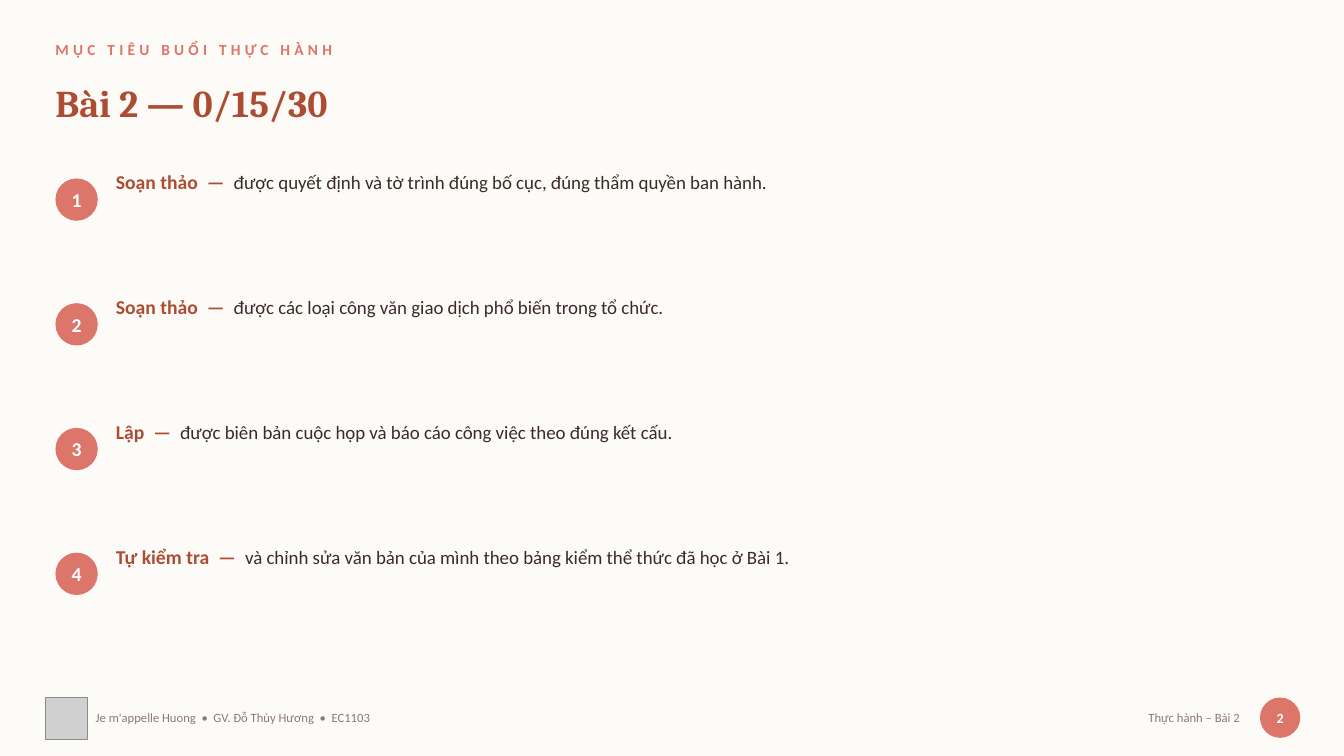
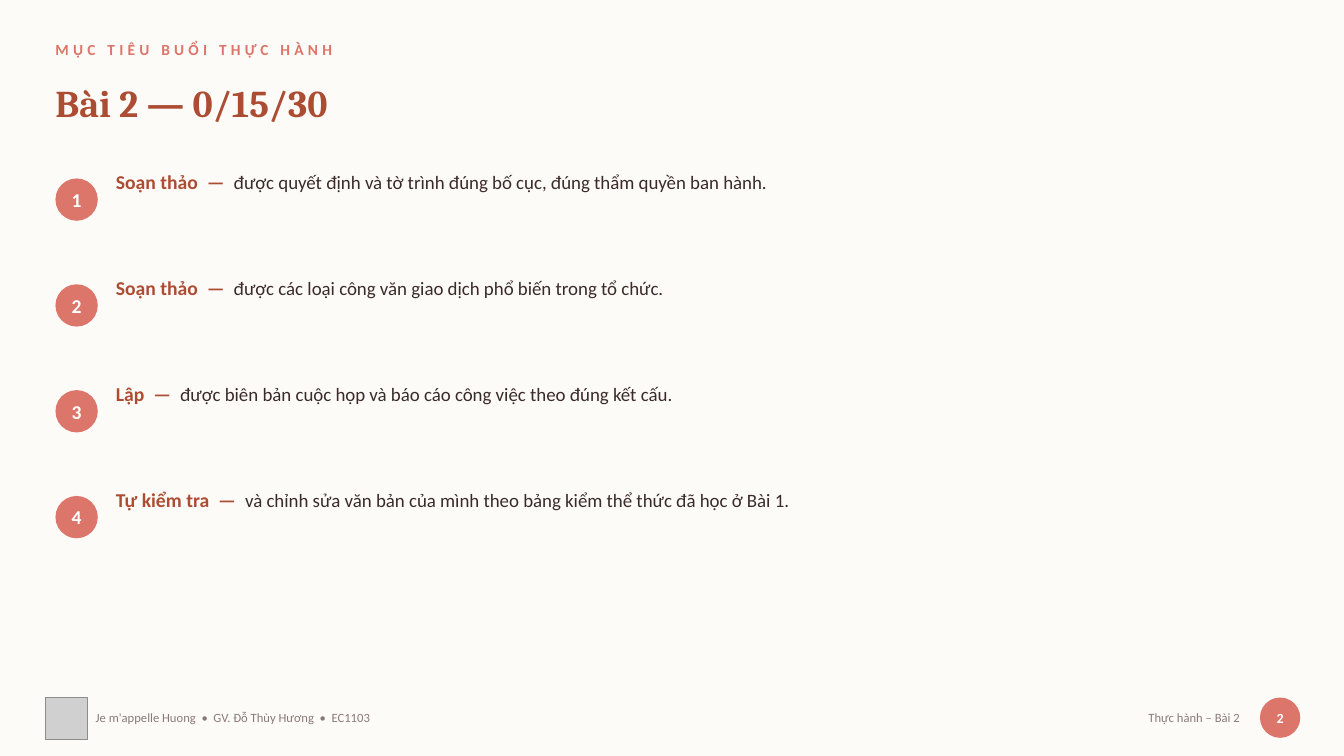
Before and after one commit to thuyhuongctu/ComDraft, a slide deck: slide 2 of practice/bai-2-hanh-chinh.pptx. Drawn at 1344x756 pixels with LibreOffice and Linux fonts; fonts in the diff are those of the drawing; grey boxes stand for pictures. Boxes give left, top, right and bottom in pixels: in the first picture for what was removed or moved away, otherwise in the second. Text is boxed around its words. In the diff, an @@ line names an element or a change of style, - is before the commit and + after.

Commit message:
Sửa lỗi mục lục Chương 4 và chuẩn hóa nhịp trình bày cả bộ
Chương 4 mất slide mục lục: hàm dò slide trong add_images.py so khớp
trên toàn bộ chữ của slide, mà slide mục lục lại liệt kê tên mọi mục
của chương nên luôn khớp trước. Hình tiến trình đàm phán vì thế đè lên
mục lục và xóa mất nội dung, còn slide đúng thì bỏ trống.

Cùng nguyên nhân, find_idx trong apply_upgrade.py chèn slide phân cách
ngay trước mục lục thay vì trước mục nội dung — Chương 3 bị đảo thứ tự
3.2, 3.3-3.4 rồi mới tới 3.1.

Đã sửa:
• add_images.py, apply_upgrade.py — chỉ dò trong vùng tiêu đề và bỏ qua
  hẳn slide mục lục cùng slide mục tiêu
• design.js — giới hạn bước nhảy của numList để chương ít mục không bị
  giãn dòng gấp rưỡi chương nhiều mục
• make_figs.py — hình tiến trình đàm phán thêm dòng kết quả cần có của
  mỗi giai đoạn, tỉ lệ từ 3,46 về 2,74 cho khớp hình các chương khác
• mục lục Chương 4 viết đủ ý như mục lục Chương 1
• bổ sung scripts/build_decks.js mà README có nhắc nhưng còn thiếu

Dựng lại toàn bộ 8 tệp từ nguồn đã sửa. Kiểm định pptx_delivery_check:
8/8 passed, 0 lỗi 0 cảnh báo. Không còn slide nào hụt nội dung quá 1,5
inch ở các chương.

```diff
--- a/practice/bai-2-hanh-chinh.pptx
+++ b/practice/bai-2-hanh-chinh.pptx
@@ text "2": place and size @@
-text "2" at (72,319,82,332)
+text "2" at (72,300,82,313)
@@ ellipse: place and size @@
-ellipse at (55,303,98,346)
+ellipse at (55,284,98,327)
@@ text "Soạn thảo — được các ...": place and size @@
-text "Soạn thảo — được các ..." at (116,299,663,318)
+text "Soạn thảo — được các ..." at (116,280,663,299)
@@ text "Lập — được biên bản ...": place and size @@
-text "Lập — được biên bản ..." at (116,425,672,443)
+text "Lập — được biên bản ..." at (116,387,672,405)
@@ text "3": place and size @@
-text "3" at (72,443,82,456)
+text "3" at (72,406,82,419)
@@ ellipse: place and size @@
-ellipse at (55,429,98,471)
+ellipse at (55,390,98,433)
@@ text "4": place and size @@
-text "4" at (72,568,82,581)
+text "4" at (72,511,82,524)
@@ ellipse: place and size @@
-ellipse at (55,553,98,595)
+ellipse at (55,496,98,538)
@@ text "Tự kiểm tra — và ...": place and size @@
-text "Tự kiểm tra — và ..." at (116,548,789,568)
+text "Tự kiểm tra — và ..." at (116,491,789,511)
```
Also in this commit, not shown: 1 other slide changed, 1 slide added, 1 slide removed, 14 other files.
